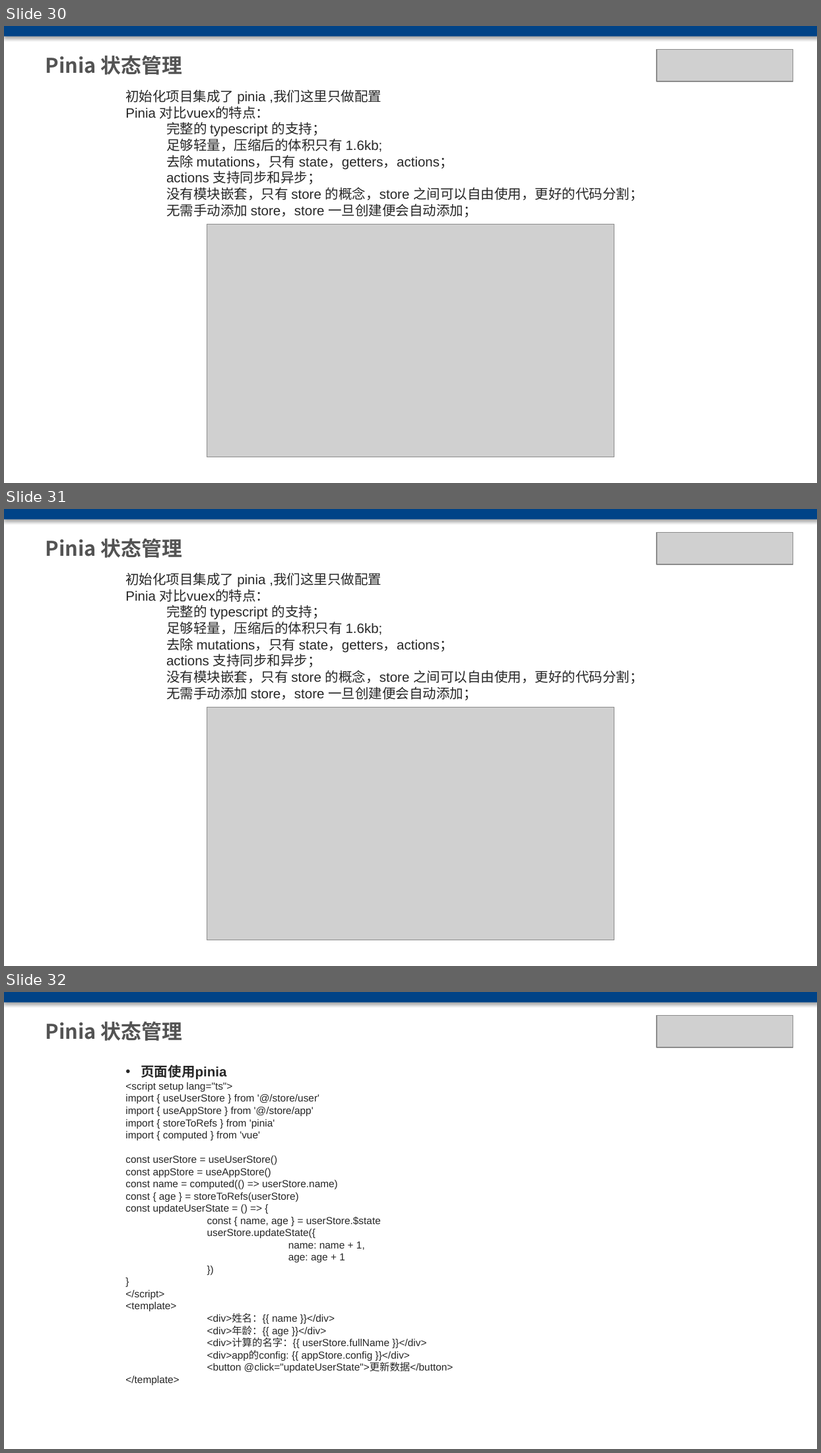
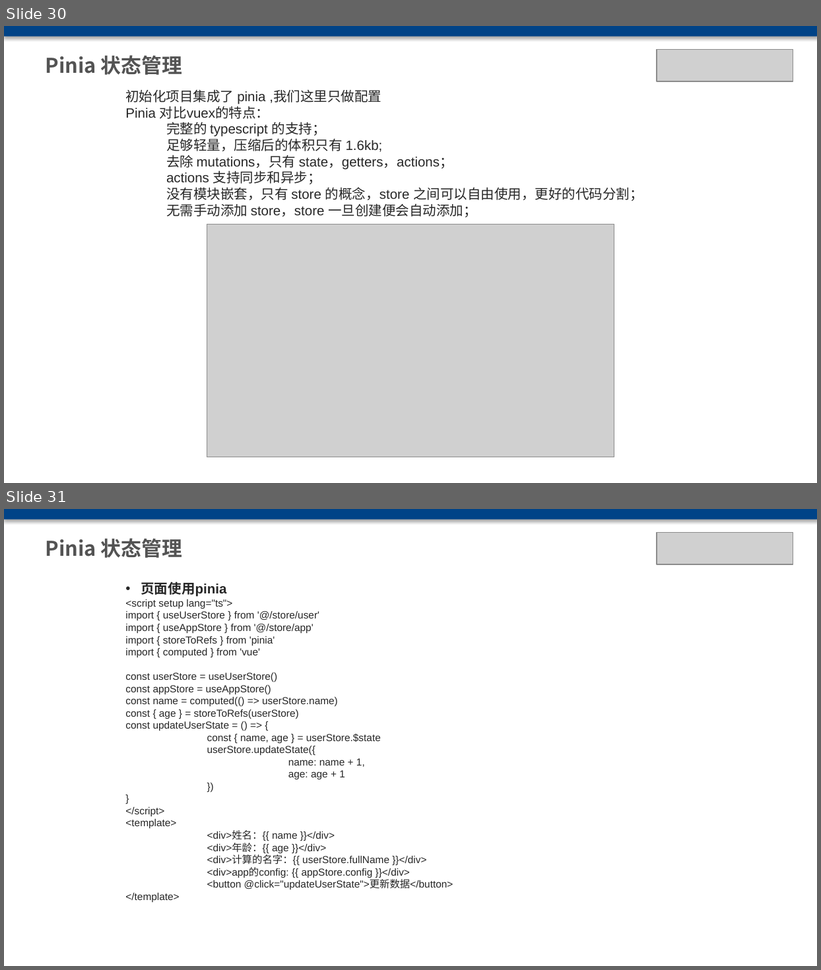
Before and after one commit to chxxx/vue3-antd, a slide deck: public/vue3 antdesign.pptx. Shown one above the other, each under a label of ours: slides 30, 31 and 32 before the commit, slides 30 and 31 after it. The pictures are 821x1453 and 821x970 pixels, drawn with LibreOffice and Linux fonts; fonts in the diff are those of the drawing; grey boxes stand for pictures. Boxes give left, top, right and bottom in pixels: in the first picture for what was removed or moved away, otherwise in the second. Text is boxed around its words. In the diff, an @@ line names an element or a change of style, - is before the commit and + after.

```diff
--- a/public/vue3 antdesign.pptx
+++ b/public/vue3 antdesign.pptx
@@ slide 31 removed at <box>4,509,817,966</box>, background #FFFFFF @@
@@ rectangle removed at <box>4,509,817,520</box> @@
@@ text removed at <box>46,538,182,558</box> @@
-Pinia 状态管理
@@ picture removed at <box>657,533,793,564</box> @@
@@ text removed at <box>125,573,644,700</box> @@
-初始化项目集成了 pinia ,我们这里只做配置
-Pinia 对比vuex的特点：
-  完整的 typescript 的支持；
-  足够轻量，压缩后的体积只有 1.6kb;
-  去除 mutations，只有 state，getters，actions；
-  actions 支持同步和异步；
-  没有模块嵌套，只有 store 的概念，store 之间可以自由使用，更好的代码分割；
-  无需手动添加 store，store 一旦创建便会自动添加；
@@ picture removed at <box>207,708,614,941</box> @@
@@ what was slide 32 is now slide 31 @@
```
Also in this commit, not shown: 3 slides changed, 3 slides added, 2 other slides removed, 22 other files.
